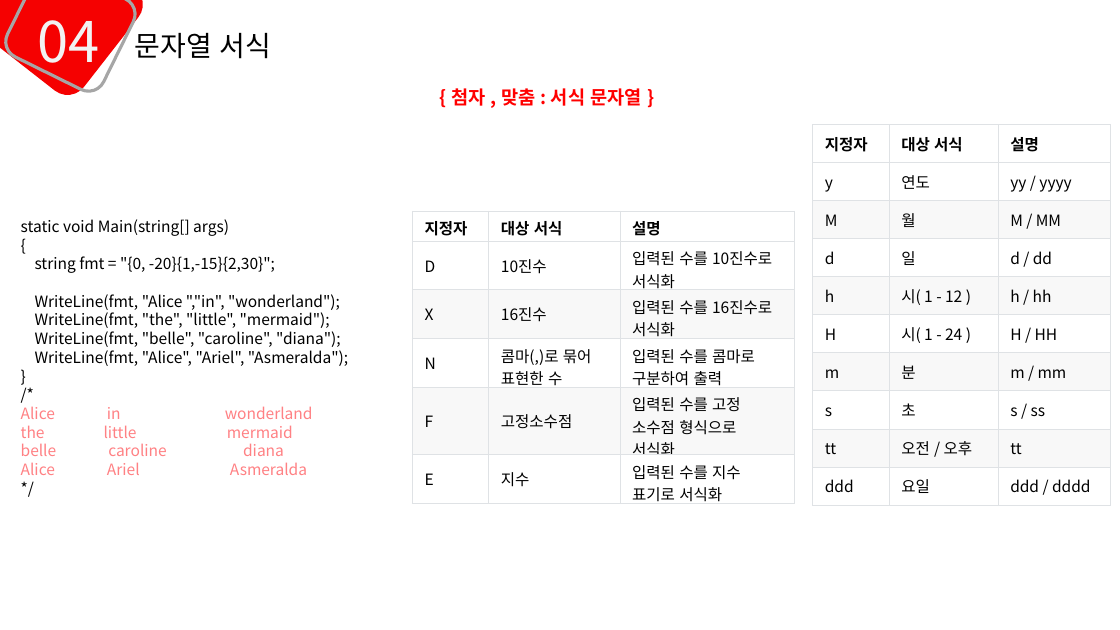
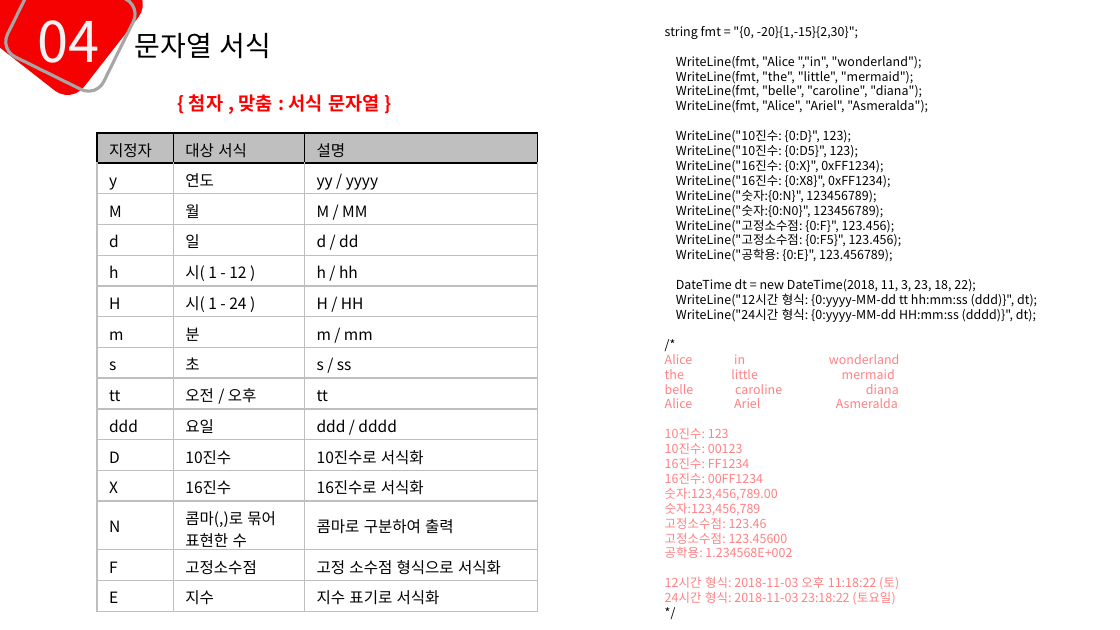
Before and after one commit to mins1119/C-, a slide deck: slide 18 of 1주차.pptx (slide 17 before the commit). Drawn at 1120x630 pixels with LibreOffice and Linux fonts; fonts in the diff are those of the drawing. Boxes give left, top, right and bottom in pixels: in the first picture for what was removed or moved away, otherwise in the second. Text is boxed around its words. In the diff, an @@ line names an element or a change of style, - is before the commit and + after.

```diff
--- a/1주차.pptx
+++ b/1주차.pptx
@@ text "string fmt = "{0, -20}{1,-15}{2,30}";": place and size @@
-text "string fmt = "{0, -20}{1,-15}{2,30}";" at [21,219,348,475]
+text "string fmt = "{0, -20}{1,-15}{2,30}";" at [665,26,1037,604]
@@ text at [665,26,928,408]: size 10 to 8 pt in "string fmt = "{0, -20}{1,-15}{2,30}";", "WriteLine(fmt, "Alice ","in", "wonderland");", "WriteLine(fmt, "the", "little", "mermaid");", "WriteLine(fmt, "belle", "caroline", "diana");" and 7 more places @@
@@ text "{ 첨자 , 맞춤 : ...": place and size @@
-text "{ 첨자 , 맞춤 : ..." at [451,88,641,106]
+text "{ 첨자 , 맞춤 : ..." at [189,94,379,112]
@@ table at [97,133,538,612] @@
+row 11: D | 10진수 | 10진수로 서식화
+row 12: X | 16진수 | 16진수로 서식화
+row 13: N | 콤마(,)로 묶어 / 표현한 수 | 콤마로 구분하여 출력
+row 14: F | 고정소수점 | 고정 소수점 형식으로 서식화
+row 15: E | 지수 | 지수 표기로 서식화
@@ table: place and size @@
-table at [813,124,1110,505]
+table at [97,133,538,612]
@@ text at [676,129,1037,322]: text changed; size 10 to 8 pt @@
-}
+WriteLine("10진수: {0:D}", 123);
+WriteLine("10진수: {0:D5}", 123);
+WriteLine("16진수: {0:X}", 0xFF1234);
+WriteLine("16진수: {0:X8}", 0xFF1234);
+WriteLine("숫자:{0:N}", 123456789);
+WriteLine("숫자:{0:N0}", 123456789);
+WriteLine("고정소수점: {0:F}", 123.456);
+WriteLine("고정소수점: {0:F5}", 123.456);
+WriteLine("공학용: {0:E}", 123.456789);
+DateTime dt = new DateTime(2018, 11, 3, 23, 18, 22);
+WriteLine("12시간 형식: {0:yyyy-MM-dd tt hh:mm:ss (ddd)}", dt);
+WriteLine("24시간 형식: {0:yyyy-MM-dd HH:mm:ss (dddd)}", dt);
@@ text at [21,219,229,236]: paragraphs removed @@
-static void Main(string[] args)
-{
@@ table removed at [412,212,794,506], 6 rows, 3 columns @@
-지정자 | 대상 서식 | 설명
-D | 10진수 | 입력된 수를 10진수로 서식화
-X | 16진수 | 입력된 수를 16진수로 서식화
-N | 콤마(,)로 묶어 / 표현한 수 | 입력된 수를 콤마로 구분하여 출력
-F | 고정소수점 | 입력된 수를 고정 소수점 형식으로 서식화
-E | 지수 | 입력된 수를 지수 표기로 서식화
@@ text at [665,428,899,604]: paragraphs added @@
+10진수: 123
+10진수: 00123
+16진수: FF1234
+16진수: 00FF1234
+숫자:123,456,789.00
+숫자:123,456,789
+고정소수점: 123.46
+고정소수점: 123.45600
+공학용: 1.234568E+002
+12시간 형식: 2018-11-03 오후 11:18:22 (토)
+24시간 형식: 2018-11-03 23:18:22 (토요일)
```
Also in this commit, not shown: 3 other slides changed, 1 slide added, 1 slide removed.
